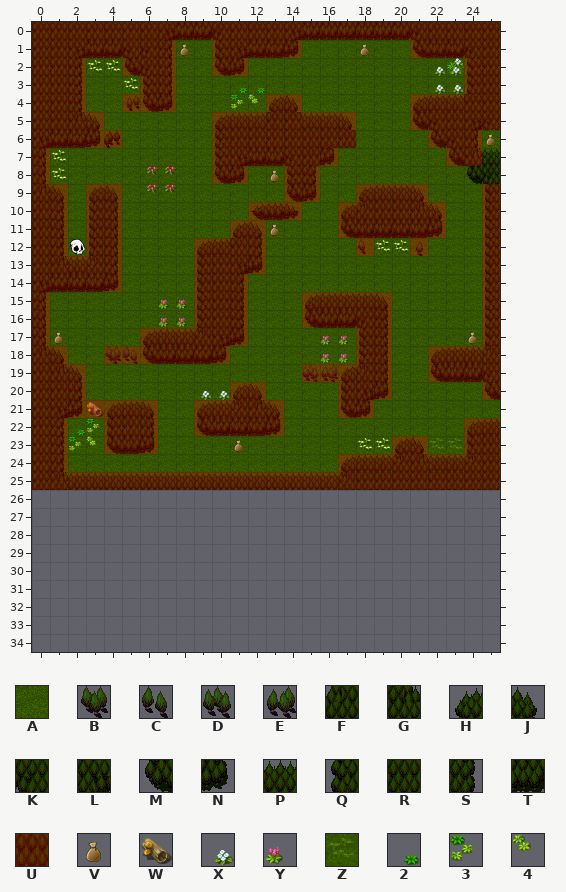
Two states of a Tiled map, assets/maps/WesternGate2.tmx. Above, as it was before the edit.
Cells are 32x32 px. Shown: x 0..25, y 0..34. The old version is drawn lined up with the new one.
Key: from "Inq XP WM - World Map": A 88, B 368, C 369, D 376, E 377, F 443, G 444, H 446, J 447, K 451, L 452, M 454, N 455, P 470, Q 477, R 478, S 479, T 486; from "discordantTriggers": U 0, V 31; from "indrahWilderness": W 65, X 150, Y 151, Z 154, 2 156, 3 166, 4 167.
_ is an empty cell, # one hidden under a higher layer.
Layer "BG" before, first column x 2:
21 AAAAAAAAAAAAAAAAAAA
22 AAA#AAAAAAAAAAAAAAA
23 AAAAAAAAAAAAAAAAAAA
24 AAAAAAAAAAAAAAAAAAA
25 AAAAAAAAAAAAAAAA###
26 ___________________
27 ___________________
28 ___________________
29 ___________________
30 ___________________
31 ___________________
32 ___________________
33 ___________________
34 ___________________
Layer "FG" before, first column x 0:
18 GJ__BCMTTTN_____YYQS__HPPF
19 RGJ____________DEHFS__MTTK
20 RRS______XXHJ____QLN_____M
21 RLNWHPJ__HPFGJ___MN_______
22 RS23QRS__MTTTN__________HP
23 RS34MTN____V______ZZHJ__QR
24 RS_______________HPPFGPPFR
25 RGPPPPPPPPPPPPPPPFRRRRRRRR
26 __________________________
27 __________________________
28 __________________________
29 __________________________
30 __________________________
31 __________________________
32 __________________________
33 __________________________
34 __________________________
Layer "walls" before, first column x 2:
21 UUUUU__UUUUU___UU__
22 __UUU__UUUUU_______
23 __UUU_____________U
24 _______________UUUU
25 UUUUUUUUUUUUUUUUUUU
26 ___________________
27 ___________________
28 ___________________
29 ___________________
30 ___________________
31 ___________________
32 ___________________
33 ___________________
34 ___________________
And afterwards:
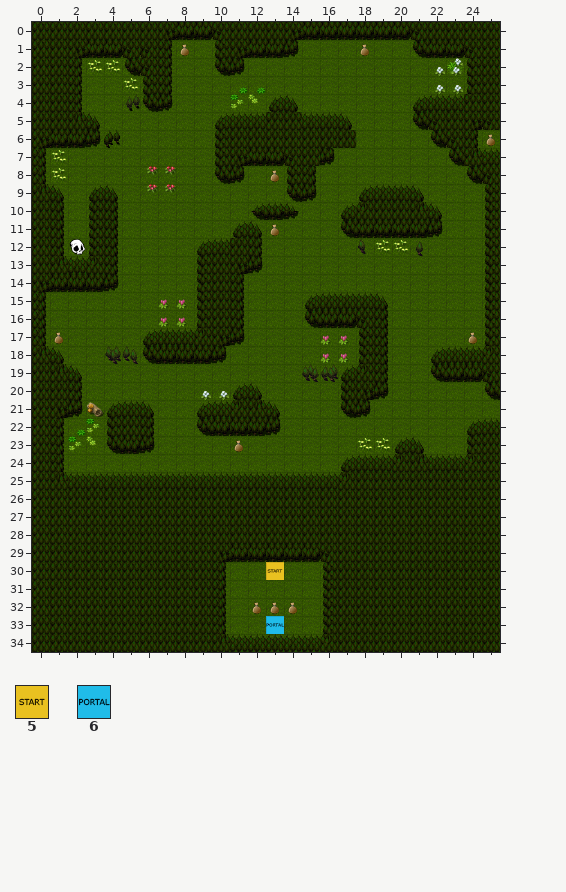
Further tiles: from "discordantTriggers": 5 1, 6 2.
See-through tiles are keyed as they look on the map.
Difference:
map size 26x26 -> 26x35 cells
layer "walls" opacity 24% -> 0%
Layer "BG":
y 29: x 10..16 _______ -> AAAAAAA
y 30: x 10..12 ___ -> AAA; x 14..16 ___ -> AAA
y 31..32: x 10..16 _______ -> AAAAAAA
y 33: x 10..12 ___ -> AAA; x 14..16 ___ -> AAA
y 34: x 10..16 _______ -> AAAAAAA
Layer "FG":
y 26..28: x 0..25 __________________________ -> RRRRRRRRRRRRRRRRRRRRRRRRRR
y 29: x 0..25 __________________________ -> RRRRRRRRRRLTTTTTKRRRRRRRRR
y 30: x 0..10 ___________ -> RRRRRRRRRRS; x 13 _ -> 5; x 16..25 __________ -> QRRRRRRRRR
y 31: x 0..10 ___________ -> RRRRRRRRRRS; x 16..25 __________ -> QRRRRRRRRR
y 32: x 0..10 ___________ -> RRRRRRRRRRS; x 12..14 ___ -> VVV; x 16..25 __________ -> QRRRRRRRRR
y 33: x 0..10 ___________ -> RRRRRRRRRRS; x 13 _ -> 6; x 16..25 __________ -> QRRRRRRRRR
y 34: x 0..25 __________________________ -> RRRRRRRRRRGPPPPPFRRRRRRRRR
Layer "walls":
y 29: x 10..16 _______ -> UUUUUUU
y 30..33: x 10 _ -> U; x 16 _ -> U
y 34: x 10..16 _______ -> UUUUUUU
